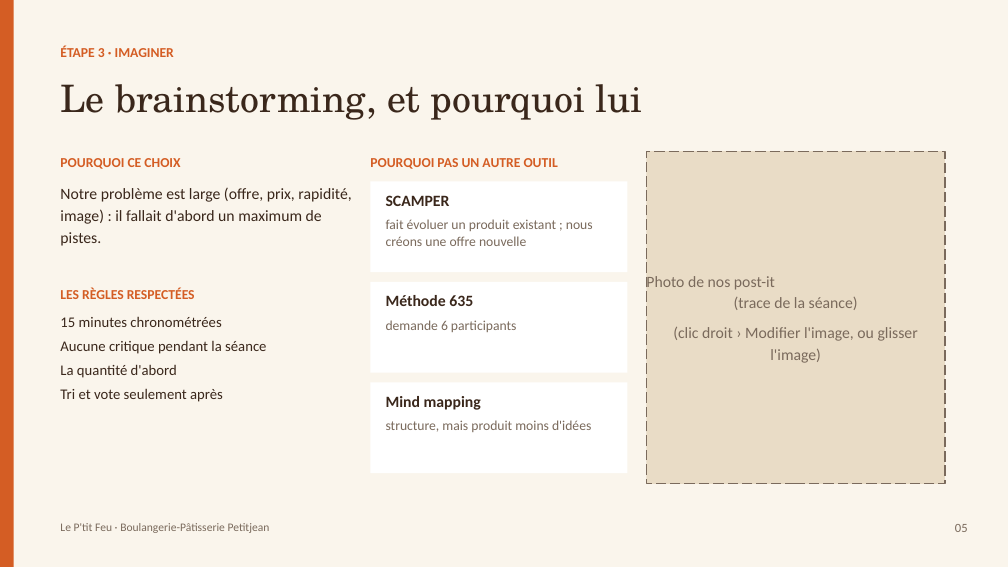
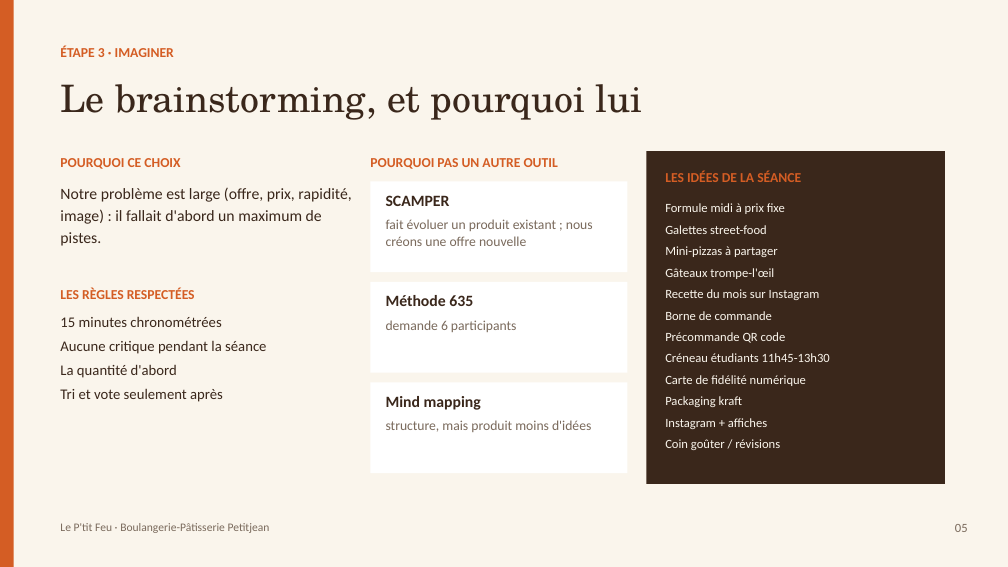
Before and after one commit to matheoguz/Devoir-TC-, a slide deck: slide 5 of design-thinking-petitjean/Le-Ptit-Feu-diapo.pptx. Drawn at 1008x567 pixels with LibreOffice and Linux fonts; fonts in the diff are those of the drawing. Boxes give left, top, right and bottom in pixels: in the first picture for what was removed or moved away, otherwise in the second. Text is boxed around its words. In the diff, an @@ line names an element or a change of style, - is before the commit and + after.

```diff
--- a/design-thinking-petitjean/Le-Ptit-Feu-diapo.pptx
+++ b/design-thinking-petitjean/Le-Ptit-Feu-diapo.pptx
@@ rectangle at bbox=[647, 151, 945, 484]: fill #E9DCC6 to #3A271B; outline #7A6A5C 1.25 pt dashed to none @@
@@ text at bbox=[665, 170, 801, 182]: text changed; size 15 to 13 pt; text colour #7A6A5C to #D45D24; bold on @@
-Photo de nos post-it
-(trace de la séance)
-(clic droit › Modifier l'image, ou glisser l'image)
+LES IDÉES DE LA SÉANCE
@@ text "LES IDÉES DE LA SÉANCE" at bbox=[665, 170, 801, 182]: vertical alignment middle to top @@
@@ text added at bbox=[665, 203, 830, 450], 12 pt, text #FAF5EC @@
+Formule midi à prix fixe
+Galettes street-food
+Mini-pizzas à partager
+Gâteaux trompe-l'œil
+Recette du mois sur Instagram
+Borne de commande
+Précommande QR code
+Créneau étudiants 11h45-13h30
+Carte de fidélité numérique
+Packaging kraft
+Instagram + affiches
+Coin goûter / révisions
```
Also in this commit, not shown: 8 other files.
